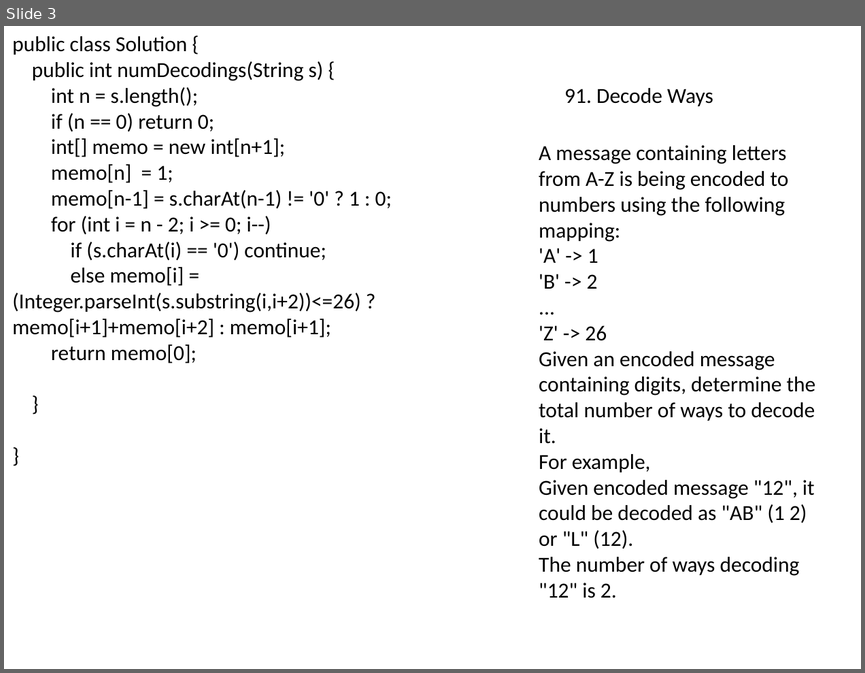
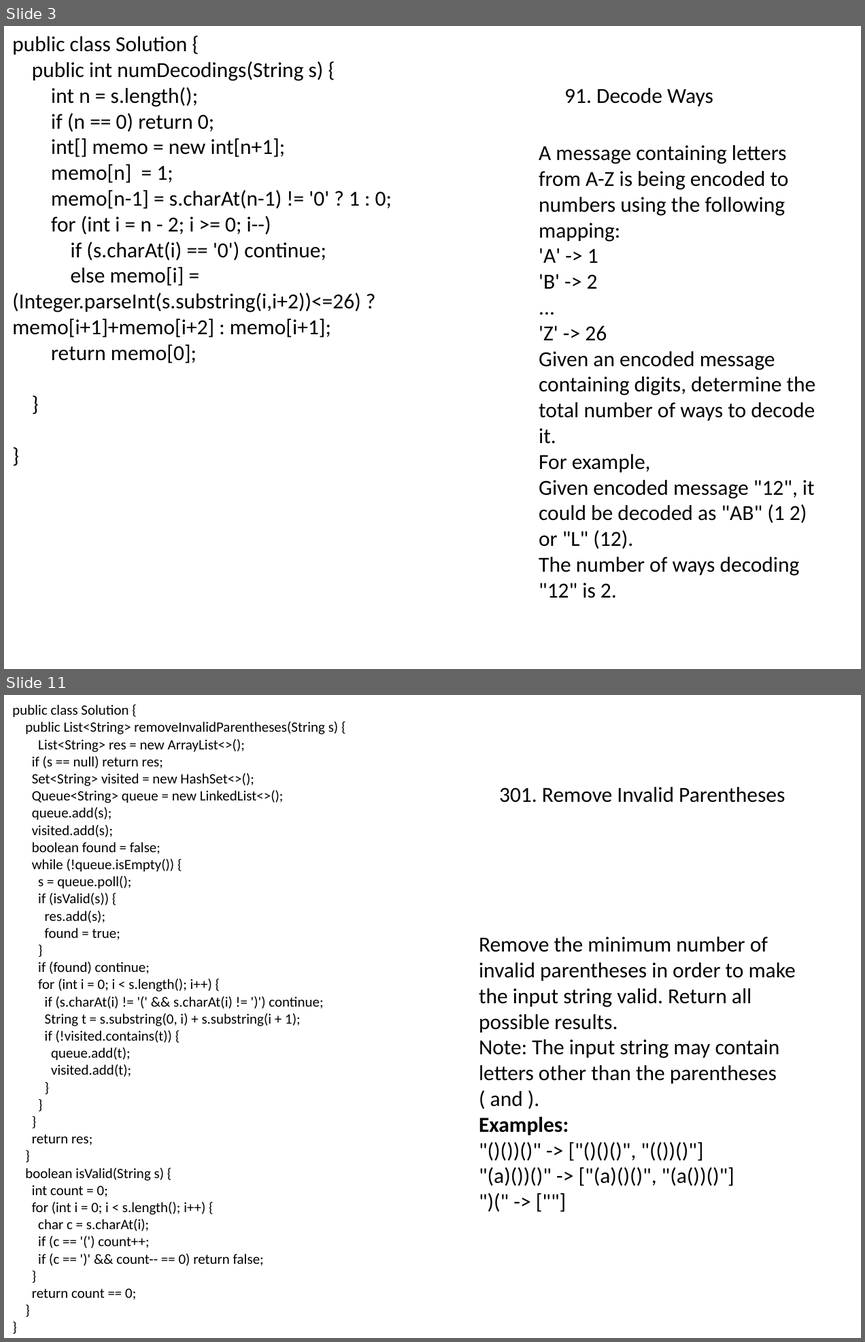
Before and after one commit to songwenxiao/LeetCode-Solutions, a slide deck: Basic/Facebook.pptx. Shown one above the other, each under a label of ours: slide 3 before the commit, slides 3 and 11 after it; the slides between them are not shown. The pictures are 865x673 and 865x1342 pixels, drawn with LibreOffice and Linux fonts; fonts in the diff are those of the drawing. Boxes give left, top, right and bottom in pixels: in the first picture for what was removed or moved away, otherwise in the second. Text is boxed around its words. In the diff, an @@ line names an element or a change of style, - is before the commit and + after.

```diff
--- a/Basic/Facebook.pptx
+++ b/Basic/Facebook.pptx
@@ slide 11 added at (x1=4, y1=695, x2=861, y2=1338), background #FFFFFF @@
@@ text added at (x1=12, y1=705, x2=339, y2=1300), 12 pt, text #000000 @@
+public class Solution {
+public List<String> removeInvalidParentheses(String s) {
+List<String> res = new ArrayList<>();
+if (s == null) return res;
+Set<String> visited = new HashSet<>();
+Queue<String> queue = new LinkedList<>();
+queue.add(s);
+visited.add(s);
+boolean found = false;
+while (!queue.isEmpty()) {
+s = queue.poll();
+if (isValid(s)) {
+res.add(s);
+found = true;
+}
+if (found) continue;
+for (int i = 0; i < s.length(); i++) {
+if (s.charAt(i) != '(' && s.charAt(i) != ')') continue;
+String t = s.substring(0, i) + s.substring(i + 1);
+if (!visited.contains(t)) {
+queue.add(t);
+visited.add(t);
+}
+}
+}
+return res;
+}
+boolean isValid(String s) {
+int count = 0;
+for (int i = 0; i < s.length(); i++) {
+char c = s.charAt(i);
+if (c == '(') count++;
+if (c == ')' && count-- == 0) return false;
+}
+return count == 0;
+}
+}
@@ text added at (x1=499, y1=787, x2=785, y2=802), 18 pt, text #000000 @@
+301. Remove Invalid Parentheses
@@ text added at (x1=479, y1=936, x2=796, y2=1186), 18 pt, text #000000 @@
+Remove the minimum number of invalid parentheses in order to make the input string valid. Return all possible results.
+Note: The input string may contain letters other than the parentheses ( and ).
+Examples:
+"()())()" -> ["()()()", "(())()"]
+"(a)())()" -> ["(a)()()", "(a())()"]
+")(" -> [""]
```
Also in this commit, not shown: 14 other slides added, 4 other files.
